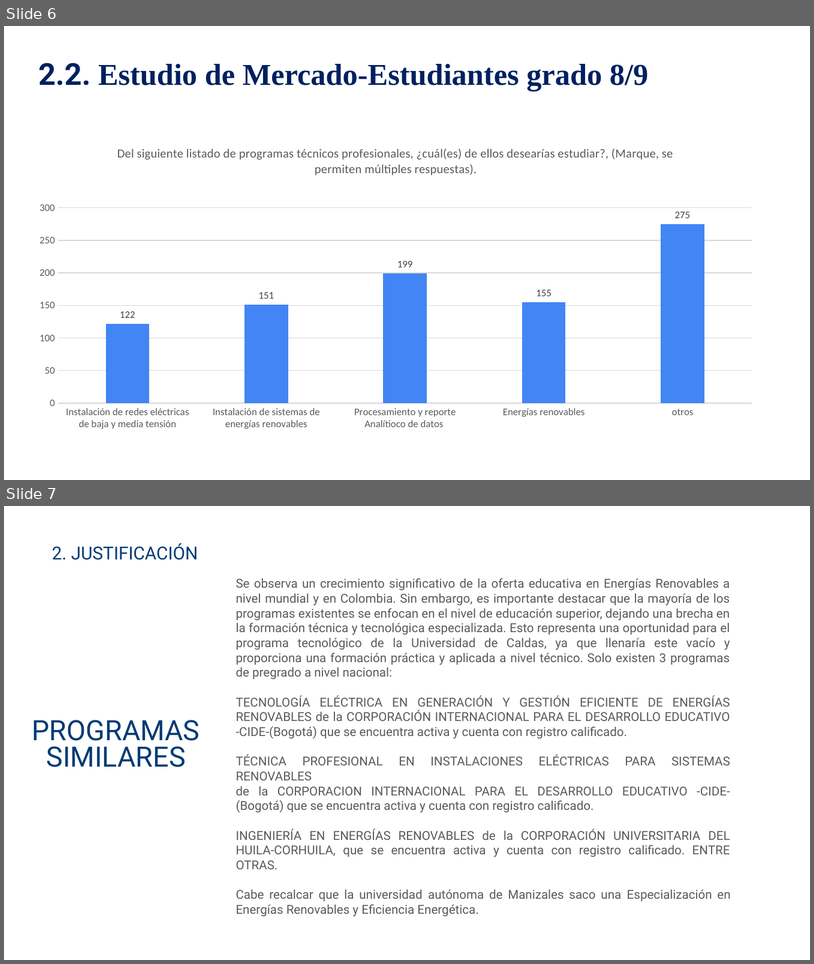
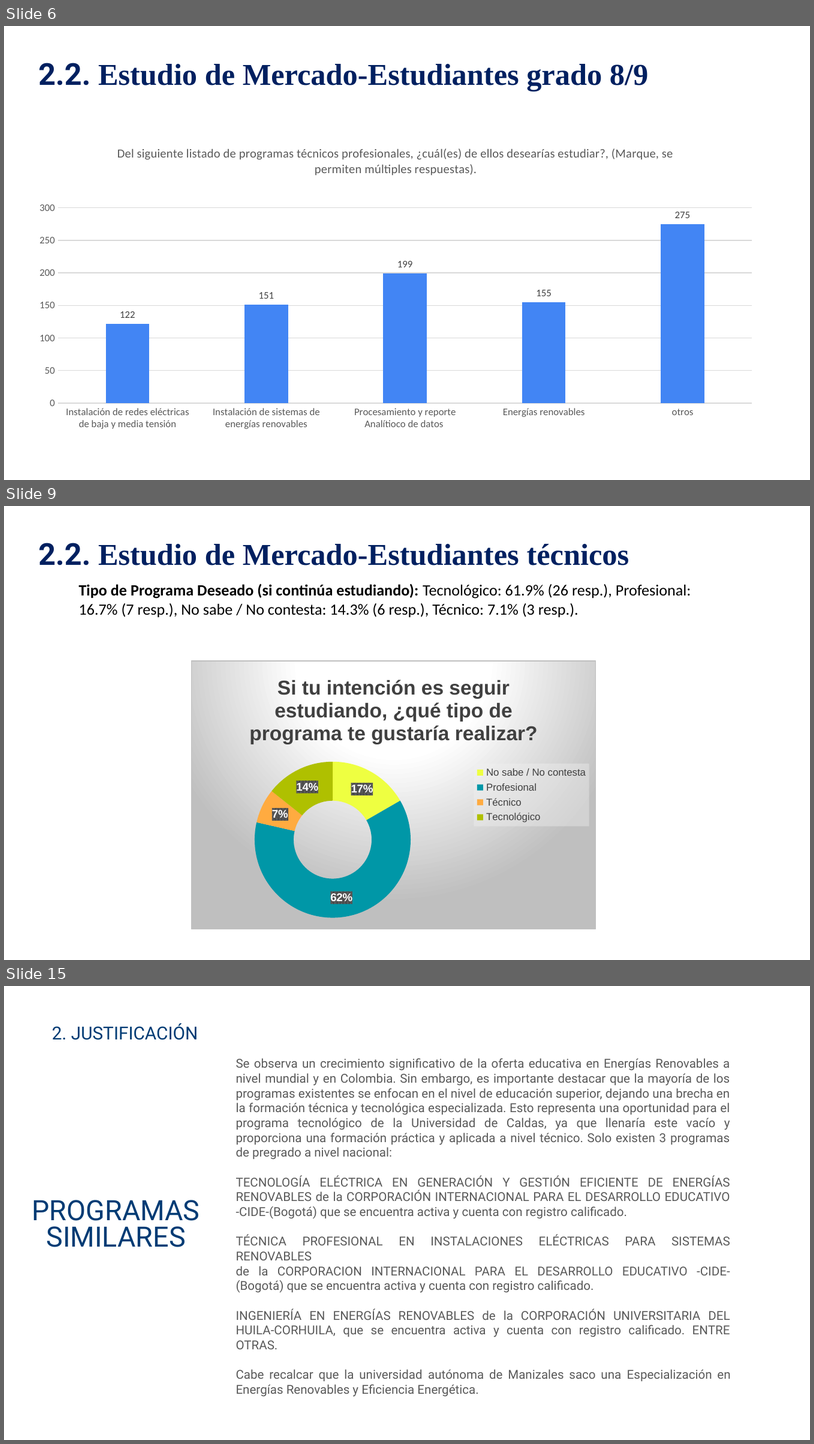
Before and after one commit to DanielVickG87/TECNOLOGIA_ELECTRICA_EN_GENERACION_Y_GESTION_EFICIENTE_DE_ENERGIAS_RENOVABLES, a slide deck: Presentación decanatura TECNOLOGÍA ELÉCTRICA EN GENERACIÓN Y GESTIÓN EFICIENTE DE ENERGÍAS RENOVABLES.pptx. Shown one above the other, each under a label of ours: slides 6 and 7 before the commit, slides 6, 9 and 15 after it; the slides between them are not shown. The pictures are 814x964 and 814x1444 pixels, drawn with LibreOffice and Linux fonts; fonts in the diff are those of the drawing; background and template pictures are left out. Boxes give left, top, right and bottom in pixels: in the first picture for what was removed or moved away, otherwise in the second. Text is boxed around its words. In the diff, an @@ line names an element or a change of style, - is before the commit and + after.

```diff
--- a/Presentación decanatura TECNOLOGÍA ELÉCTRICA EN GENERACIÓN Y GESTIÓN EFICIENTE DE ENERGÍAS RENOVABLES.pptx
+++ b/Presentación decanatura TECNOLOGÍA ELÉCTRICA EN GENERACIÓN Y GESTIÓN EFICIENTE DE ENERGÍAS RENOVABLES.pptx
@@ slide 9 added at bbox=[4, 506, 810, 960], background picture (left out) @@
@@ text added at bbox=[38, 543, 630, 565], 27 pt, text #002060, bold @@
+2.2. Estudio de Mercado-Estudiantes técnicos
@@ text added at bbox=[79, 583, 692, 618], 14 pt, text #000000 @@
+Tipo de Programa Deseado (si continúa estudiando): Tecnológico: 61.9% (26 resp.), Profesional: 16.7% (7 resp.), No sabe / No contesta: 14.3% (6 resp.), Técnico: 7.1% (3 resp.).
@@ doughnut chart added at bbox=[191, 661, 597, 930] @@
+title "Si tu intención es seguir estudiando, ¿qué tipo de programa te gustaría realizar? "
+categories: No sabe / No contesta, Profesional, Técnico, Tecnológico
+Series 1: 17, 62, 7, 14
@@ what was slide 7 is now slide 15 @@
```
Also in this commit, not shown: 7 other slides added, 1 slide removed, 3 other files.
